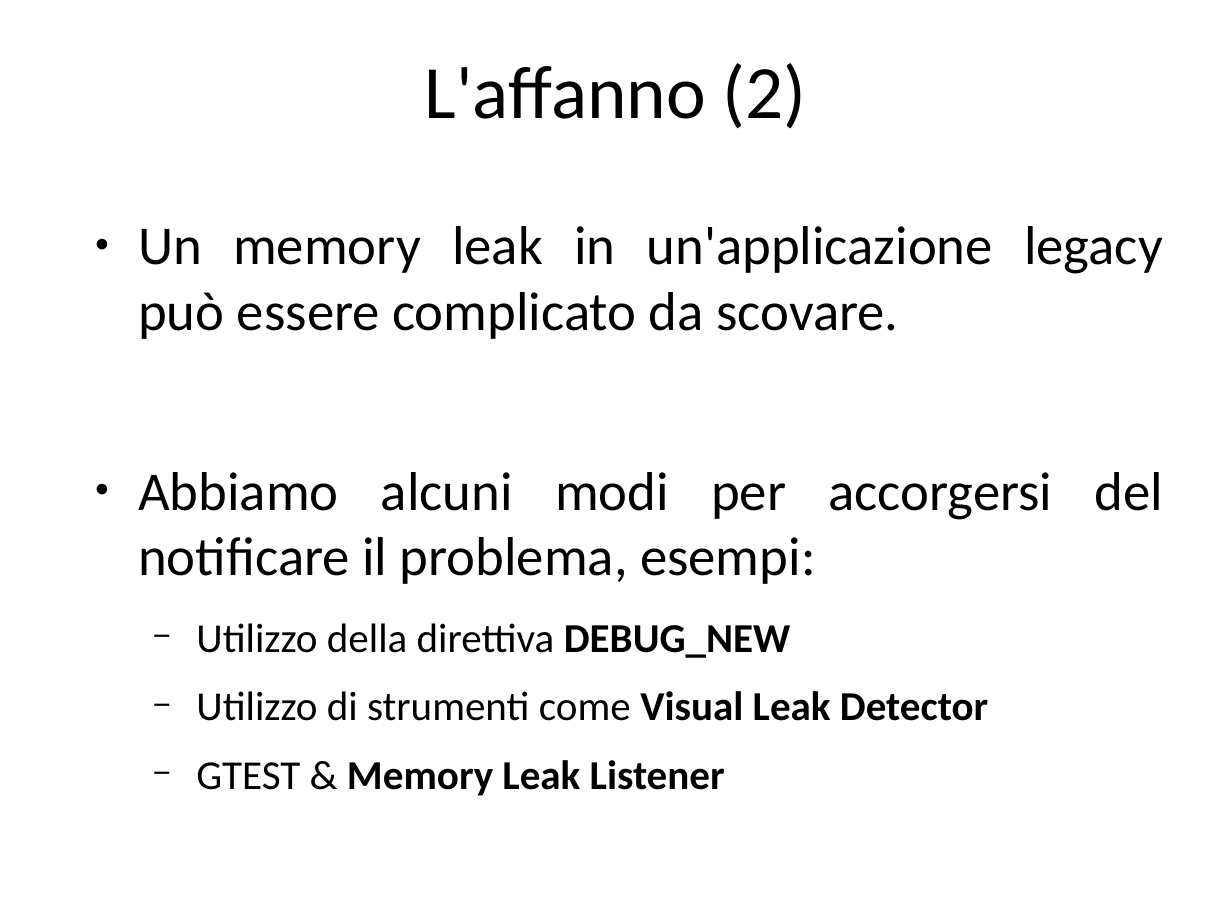
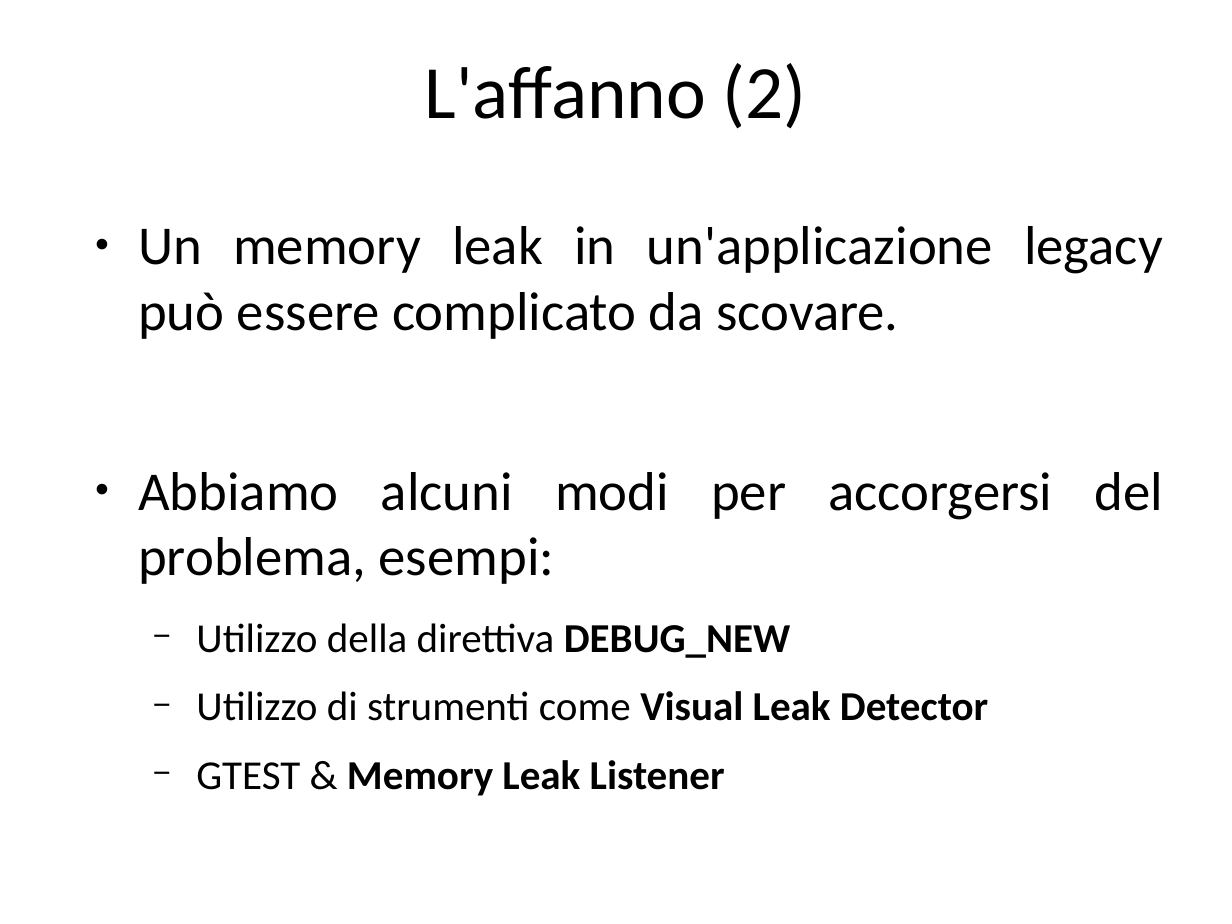
Before and after one commit to guidop/IAD13, a slide deck: slide 15 of La salute del software.odp. Drawn at 1232x924 pixels with LibreOffice and Linux fonts; fonts in the diff are those of the drawing. Boxes give left, top, right and bottom in pixels: in the first picture for what was removed or moved away, otherwise in the second. Text is boxed around its words. In the diff, an @@ line names an element or a change of style, - is before the commit and + after.

```diff
--- a/La salute del software.odp
+++ b/La salute del software.odp
@@ text at (138, 472, 1164, 584): text changed @@
-● Abbiamo alcuni modi per accorgersi del notificare il problema, esempi:
+● Abbiamo alcuni modi per accorgersi del problema, esempi:
```
Also in this commit, not shown: 11 other slides changed, 2 slides added, 2 other files.
